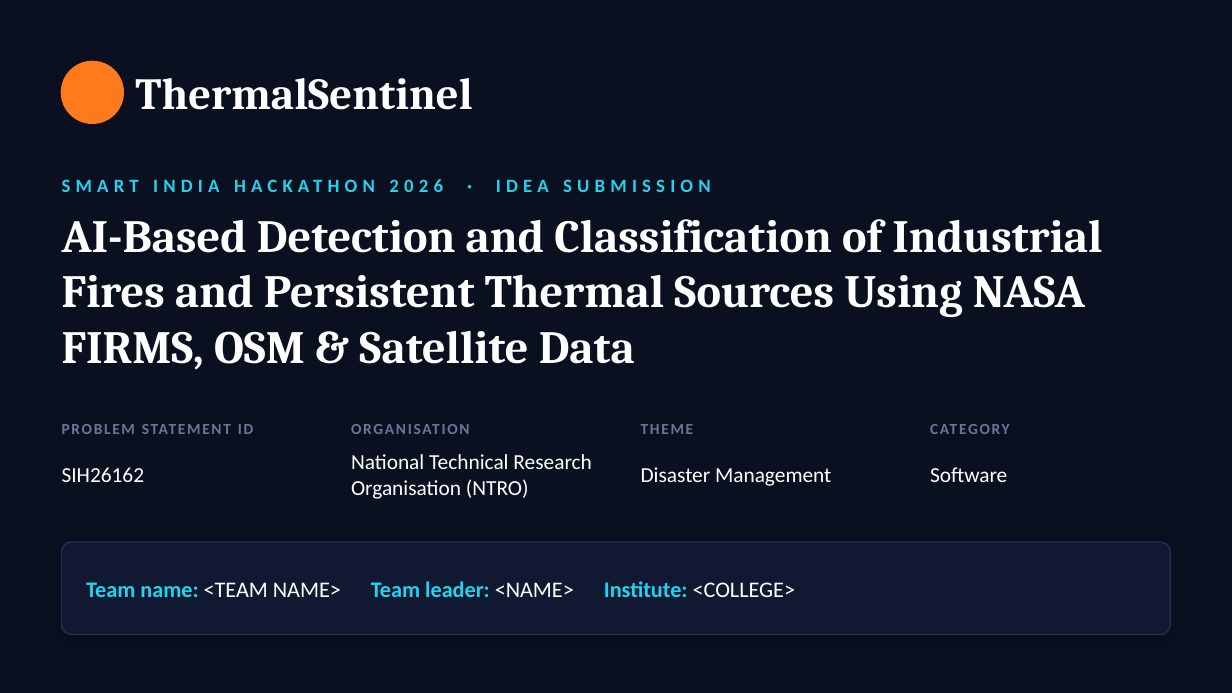
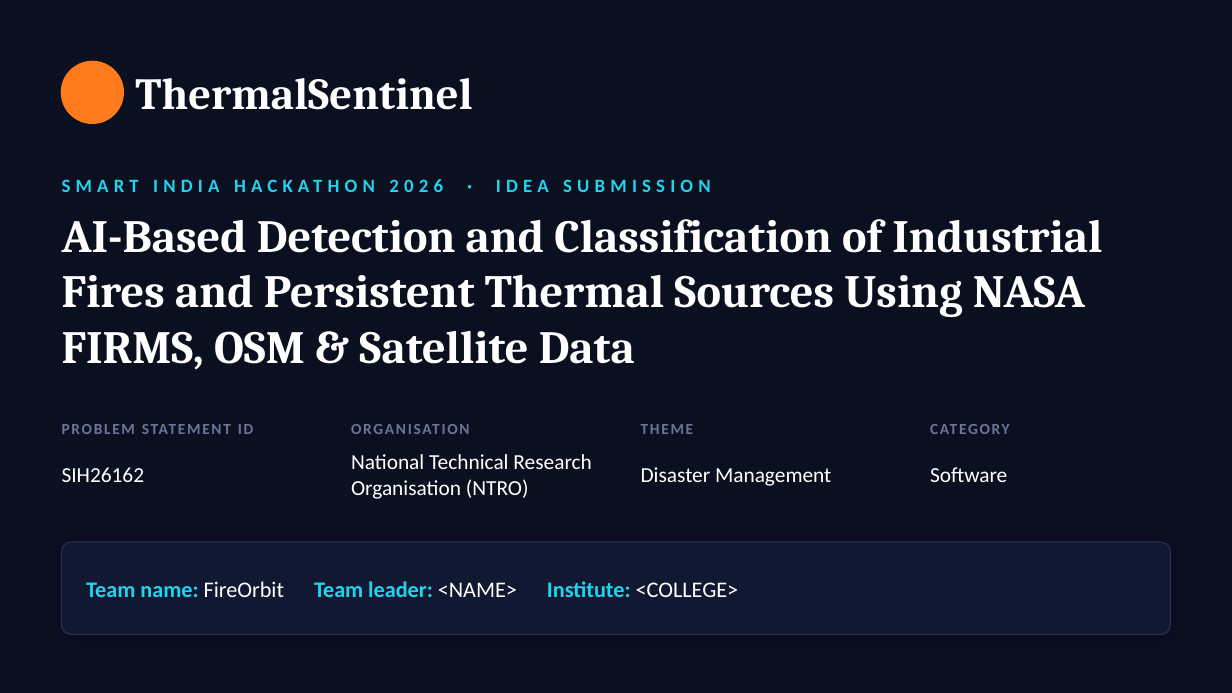
Before and after one commit to rahulskandagal/thermal-sentinel, a slide deck: slide 1 of docs/ThermalSentinel_SIH26162_Idea.pptx. Drawn at 1232x693 pixels with LibreOffice and Linux fonts; fonts in the diff are those of the drawing. Boxes give left, top, right and bottom in pixels: in the first picture for what was removed or moved away, otherwise in the second. Text is boxed around its words. In the diff, an @@ line names an element or a change of style, - is before the commit and + after.

```diff
--- a/docs/ThermalSentinel_SIH26162_Idea.pptx
+++ b/docs/ThermalSentinel_SIH26162_Idea.pptx
@@ text at (x1=86, y1=581, x2=739, y2=597): text changed @@
-Team name: <TEAM NAME> Team leader: <NAME> Institute: <COLLEGE>
+Team name: FireOrbit Team leader: <NAME> Institute: <COLLEGE>
```
Also in this commit, not shown: 6 other files.
